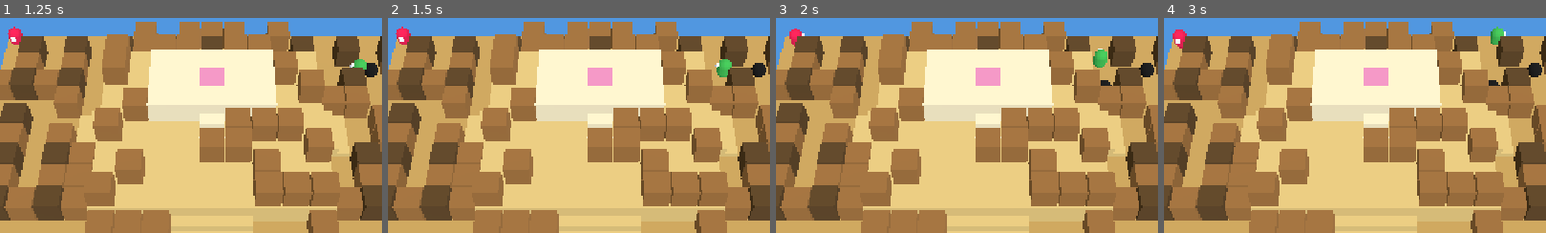
Above: before the commit, frames 1-4 (left to right).
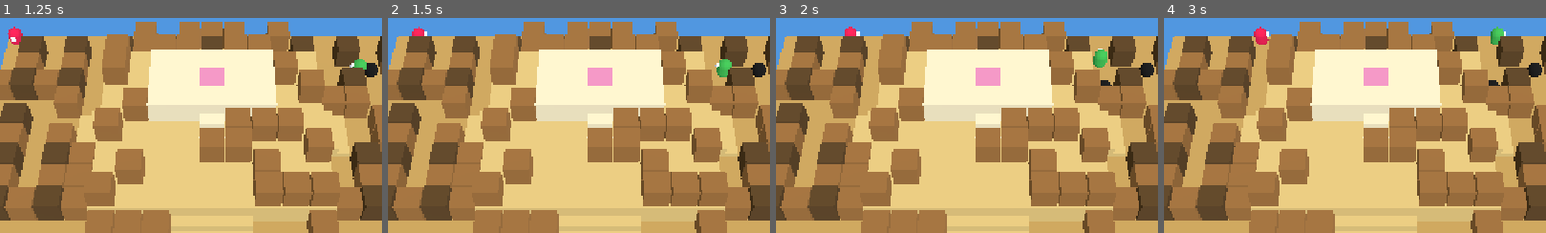
Above: after the commit, the same moments.

Repository: PaulDoazan/bomberman
Game: Godot game, scene res://src/ui/settings_screen.tscn
Two runs of this game, one before a commit and one after it. Both use one fixed random seed, a clock stepped at 60 frames per second and the inputs below.
Inputs (mouse positions are % of the whole screen's width and height, from its top left):
- Up to frame 1 (1.25 s): click "Jouer" at 0.5 s
- Up to frame 2 (1.5 s): move the mouse to (72, 45) at 1.27 s; hold Right (move_right, bound only after the commit) from 1.28 s (still down); hold Right mouse button (action) from 1.28 s (still down)
- Up to frame 3 (2 s): keep holding Right (move_right, bound only after the commit); keep holding Right mouse button (action); click (72, 45) at 1.55 s
- Up to frame 4 (3 s): move the mouse to (30, 55) at 2.02 s; release Right (move_right, bound only after the commit) at 2.03 s; release Right mouse button (action) at 2.03 s; hold Down (move_down, bound only after the commit) 2.03-2.78 s; click (30, 55) at 2.1 s; right-click (30, 55) at 2.3 s; move the mouse to (60, 28) at 2.77 s; hold Right (move_right, bound only after the commit) from 2.78 s (still down); hold Right mouse button (action) from 2.78 s (still down)
The pictures show only the part of the screen within x 22-72%, y 15-65%; the shares and areas given below are measured in that part.

Frame 1 is identical in both runs. In frame 2, 0.4% of the frame differs, in the area x 2-11%, y 4-13%; in frame 3, 0.3%; in frame 4, 0.5%, in the area x 2-28%, y 4-15%.

Commit message:
Steer the player with the arrow keys
Arrow keys aim at a point two cells ahead and take priority over the
mouse. The Quitter button no longer takes focus, so arrows and Space
never reach it.

Co-Authored-By: Claude Opus 5.5 (1M context) <noreply@anthropic.com>
Claude-Session: https://claude.ai/code/session_01VPhps17NVn3uxQFaWV6rT5

Diff:
--- a/project.godot
+++ b/project.godot
@@ -30,6 +30,26 @@
 "events": [Object(InputEventMouseButton,"resource_local_to_scene":false,"resource_name":"","device":-1,"window_id":0,"a …(252 unchanged characters)…
 ]
 }
+move_left={
+"deadzone": 0.5,
+"events": [Object(InputEventKey,"resource_local_to_scene":false,"resource_name":"","device":-1,"window_id":0,"alt_pressed":false,"shift_pressed":false,"ctrl_pressed":false,"meta_pressed":false,"pressed":false,"keycode":0,"physical_keycode":4194319,"key_label":0,"unicode":0,"location":0,"echo":false,"script":null)
+]
+}
+move_up={
+"deadzone": 0.5,
+"events": [Object(InputEventKey,"resource_local_to_scene":false,"resource_name":"","device":-1,"window_id":0,"alt_pressed":false,"shift_pressed":false,"ctrl_pressed":false,"meta_pressed":false,"pressed":false,"keycode":0,"physical_keycode":4194320,"key_label":0,"unicode":0,"location":0,"echo":false,"script":null)
+]
+}
+move_right={
+"deadzone": 0.5,
+"events": [Object(InputEventKey,"resource_local_to_scene":false,"resource_name":"","device":-1,"window_id":0,"alt_pressed":false,"shift_pressed":false,"ctrl_pressed":false,"meta_pressed":false,"pressed":false,"keycode":0,"physical_keycode":4194321,"key_label":0,"unicode":0,"location":0,"echo":false,"script":null)
+]
+}
+move_down={
+"deadzone": 0.5,
+"events": [Object(InputEventKey,"resource_local_to_scene":false,"resource_name":"","device":-1,"window_id":0,"alt_pressed":false,"shift_pressed":false,"ctrl_pressed":false,"meta_pressed":false,"pressed":false,"keycode":0,"physical_keycode":4194322,"key_label":0,"unicode":0,"location":0,"echo":false,"script":null)
+]
+}
 place_bomb={
 "deadzone": 0.5,
 "events": [Object(InputEventKey,"resource_local_to_scene":false,"resource_name":"","device":-1,"window_id":0,"alt_press …(191 unchanged characters)…
--- a/src/game/hud.gd
+++ b/src/game/hud.gd
@@ -38,6 +38,7 @@
 
 	var quit := Button.new()
 	quit.text = "Quitter"
+	quit.focus_mode = Control.FOCUS_NONE # arrows and Space must never reach the button
 	quit.pressed.connect(_on_quit)
 	top.add_child(quit)
 
--- a/src/game/input_controller.gd
+++ b/src/game/input_controller.gd
@@ -23,8 +23,17 @@
 		_move_held = false
 	return _move_held
 
+# Arrow keys steer towards a point a little ahead of the player; they take priority over the mouse.
+const KEY_LOOKAHEAD := 2.0
+
 func consume_intent(p: PlayerState, rig: CameraRig) -> PlayerIntent:
 	var intent := PlayerIntent.new()
+	var dir := Input.get_vector("move_left", "move_right", "move_up", "move_down")
+	if dir != Vector2.ZERO:
+		intent.moving = true
+		intent.target = p.pos + dir.normalized() * KEY_LOOKAHEAD
+		_consume_buttons(intent)
+		return intent
 	intent.moving = wants_move()
 	var plane_h2 := 0
 	var arena: Arena = rig.arena_ref
@@ -37,8 +46,11 @@
 		intent.moving = false
 	else:
 		intent.target = hit
+	_consume_buttons(intent)
+	return intent
+
+func _consume_buttons(intent: PlayerIntent) -> void:
 	intent.place_bomb = _bomb_pressed
 	intent.action = _action_pressed
 	_bomb_pressed = false
 	_action_pressed = false
-	return intent
--- a/tests/test_input.gd
+++ b/tests/test_input.gd
@@ -26,3 +26,17 @@
 	Input.action_release("move") # released over a control: the release event never arrives
 	assert_false(c.wants_move(), "relâché au-dessus de l'interface")
 	c.free()
+
+func test_arrow_keys_steer_ahead_of_player() -> void:
+	var ic := InputController.new()
+	var p := PlayerState.new()
+	p.pos = Vector2(4.5, 6.5)
+	Input.action_press("move_up")
+	Input.action_press("move_right")
+	var intent: PlayerIntent = ic.consume_intent(p, null)
+	Input.action_release("move_up")
+	Input.action_release("move_right")
+	ic.free()
+	assert_true(intent.moving)
+	var d := (intent.target - p.pos).normalized()
+	assert_almost(d.x, sqrt(0.5)); assert_almost(d.y, -sqrt(0.5))
